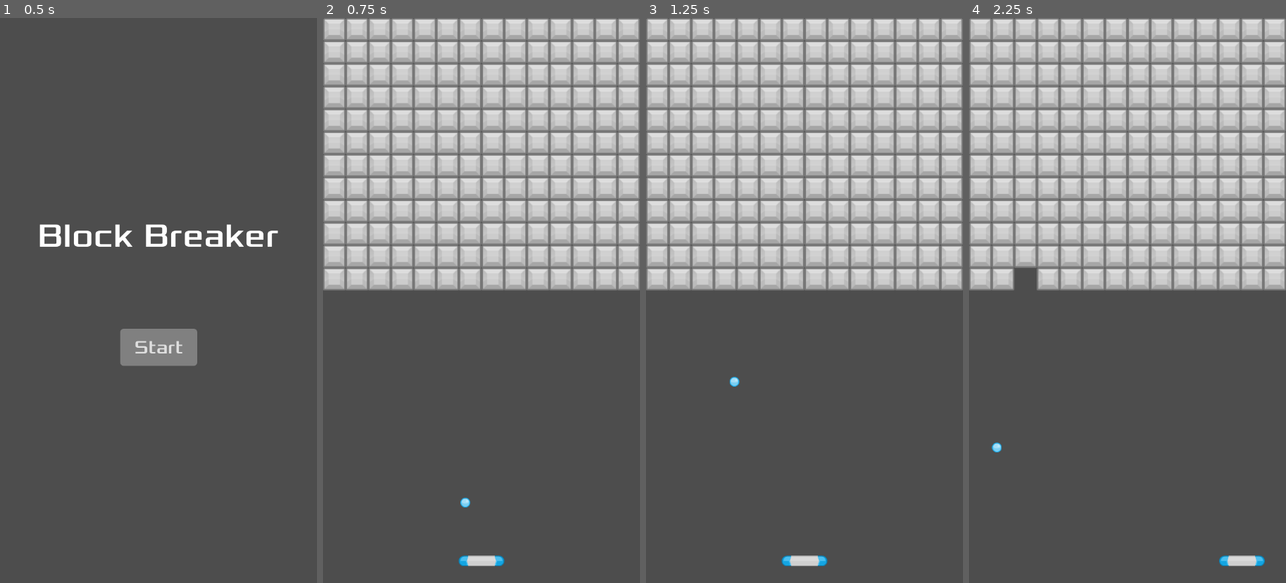
Above: before the commit, frames 1-4 (left to right).
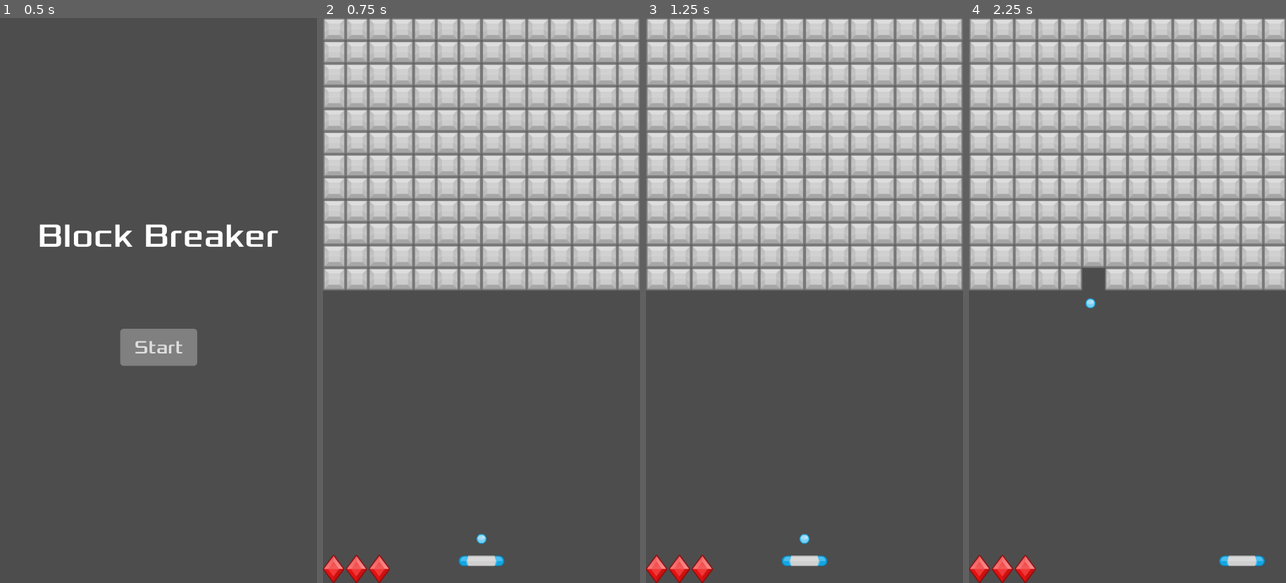
Above: after the commit, the same moments.

Repository: iceEiji/learning-godot
Game: Godot game, scene res://screens/main.tscn
Two runs of this game, one before a commit and one after it. Both use one fixed random seed, a clock stepped at 60 frames per second and the inputs below.
Inputs:
- Up to frame 1 (0.5 s): no input
- Up to frame 2 (0.75 s): click "Start" at 0.5 s
- Up to frame 3 (1.25 s): no input
- Up to frame 4 (2.25 s): tap Enter (ui_accept) at 1.25, 2.1 s; hold Right (move_right) 1.28-2.03 s; hold Enter (ui_accept) 1.28-2.03 s; hold Left (move_left) from 2.03 s (still down)

Frame 1 is identical in both runs. In frame 2, 0.6% of the frame differs, in the area x 0-52%, y 84-100%; in frame 3, 0.6%; in frame 4, 1.2%, in the area x 0-43%, y 44-100%.

Commit message:
feat: [b-b] 残機機能

Diff:
--- a/block-breaker/data/config/game_layout.gd
+++ b/block-breaker/data/config/game_layout.gd
@@ -6,3 +6,5 @@
 const MAX_GRID_COLUMNS: int = 14
 ## 最大行数
 const MAX_GRID_ROWS: int = 12
+## 初期残機
+const DEFAULT_LIVES: int = 3
--- a/block-breaker/objects/ball.gd
+++ b/block-breaker/objects/ball.gd
@@ -1,24 +1,42 @@
 extends RigidBody2D
 
 @export var speed: float = 600.0
+
 var screen_size: Vector2
+var _is_launched: bool = false
 
 func _ready() -> void:
 	contact_monitor = true
 	max_contacts_reported = 4
 	body_entered.connect(_on_body_entered)
+	screen_size = get_viewport_rect().size
+	reset()
 
-	screen_size = get_viewport_rect().size
+## 初期位置に戻して待機状態にする
+func reset() -> void:
+	_is_launched = false
+	freeze = true
 	position = Vector2(screen_size.x / 2, screen_size.y - 100)
 
+## ボールを発射する
+func launch() -> void:
+	if _is_launched:
+		return
+	_is_launched = true
+	freeze = false
 	var angle = randf_range(-PI / 4, PI / 4)
 	linear_velocity = Vector2(sin(angle), -1).normalized() * speed
 
-func _process(delta: float) -> void:
-	pass
+func _physics_process(_delta: float) -> void:
+	if not _is_launched:
+		return
+	if position.y > screen_size.y:
+		get_parent().on_ball_lost()
 
+func _input(event: InputEvent) -> void:
+	if event.is_action_pressed("ui_accept"):
+		launch()
 
 func _on_body_entered(body: Node) -> void:
-	print("hit: ", body.name, " groups: ", body.get_groups())
 	if body.is_in_group("blocks"):
 		body.call_deferred("queue_free")
--- a/block-breaker/screens/game_play.gd
+++ b/block-breaker/screens/game_play.gd
@@ -2,21 +2,15 @@
 
 const BlockScene = preload("res://objects/block.tscn")
 
-# グリッド設定
-## 横の個数
-@export var columns: int = 20
-## 縦の個数
-@export var rows: int = 9
-## 上からのオフセット
-@export var margin_top: float = 10.0
 ## ブロック間の隙間
 @export var padding: float = 0.0
 
+## 残機
+var lives: int = GameLayout.DEFAULT_LIVES
+
 func _ready() -> void:
 	_spawn_blocks()
-
-func _process(delta: float) -> void:
-	pass
+	_update_lives_display()
 
 ## ブロックの生成
 func _spawn_blocks() -> void:
@@ -24,7 +18,6 @@
 	var columns = GameLayout.MAX_GRID_COLUMNS
 	var rows = GameLayout.MAX_GRID_ROWS
 
-	# 幅基準でブロックサイズを計算
 	var block_w = screen.x / columns
 	var texture = BlockScene.instantiate().get_node("Sprite2D").texture
 	var aspect = texture.get_height() / float(texture.get_width())
@@ -45,3 +38,25 @@
 				block_w / 2.0 + col * block_w,
 				block_h / 2.0 + row * block_h
 			)
+
+## 残機を1減らす。0になったらゲームオーバー画面へ。
+func on_ball_lost() -> void:
+	if lives <= 0:
+		return
+	lives -= 1
+	_update_lives_display()
+	if lives <= 0:
+		# TODO: ゲームオーバー
+		pass
+	else:
+		$Ball.reset()
+
+## 残機表示を更新する
+func _update_lives_display() -> void:
+	var container = $HUD/LivesContainer
+	for child in container.get_children():
+		child.queue_free()
+	for i in range(lives):
+		var icon = TextureRect.new()
+		icon.texture = preload("res://assets/sprites/life.png")
+		container.add_child(icon)
--- a/block-breaker/screens/game_play.tscn
+++ b/block-breaker/screens/game_play.tscn
@@ -45,4 +45,11 @@
 position = Vector2(-7.5, 632)
 shape = SubResource("RectangleShape2D_3dxm6")
 
+[node name="HUD" type="CanvasLayer" parent="." unique_id=558557310]
+
+[node name="LivesContainer" type="HBoxContainer" parent="HUD" unique_id=209194103]
+offset_top = 1216.0
+offset_right = 256.0
+offset_bottom = 1280.0
+
 [connection signal="body_entered" from="Ball" to="Ball" method="_on_body_entered"]
